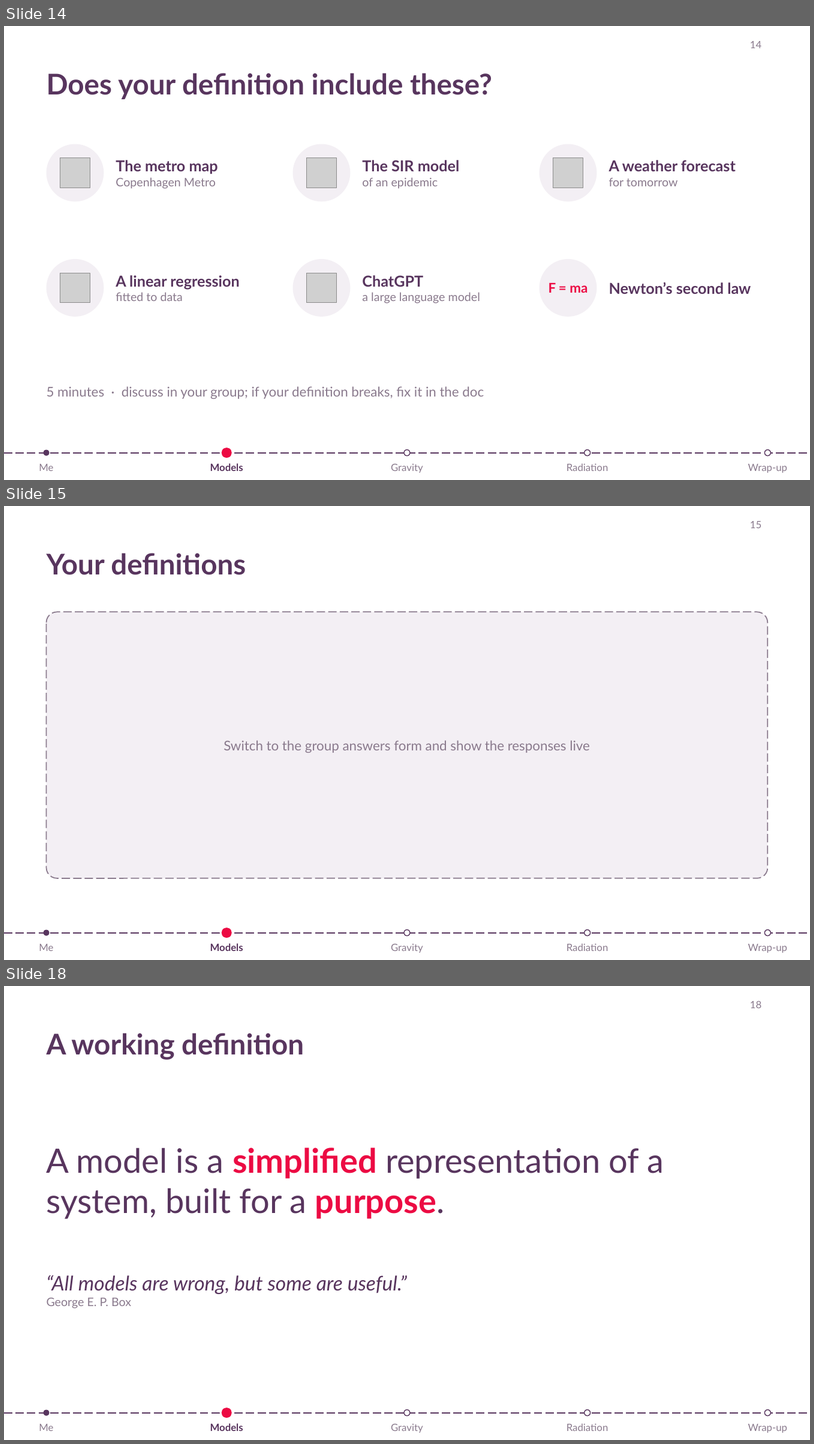
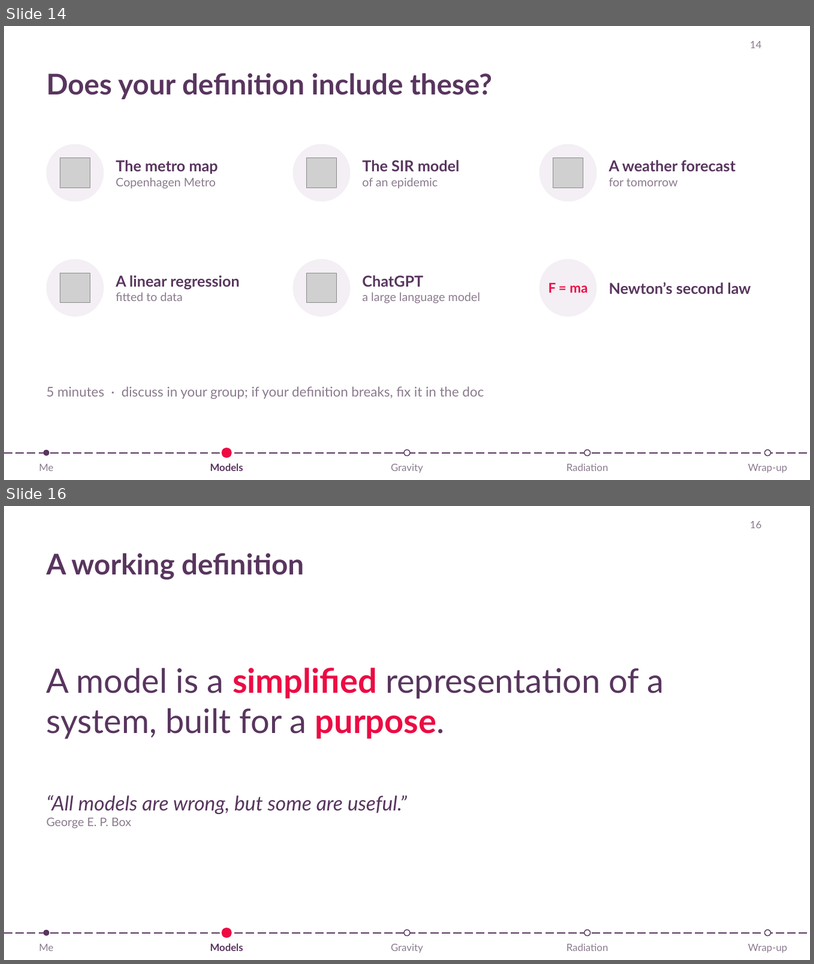
Before and after one commit to lalessan/mobility-models, a slide deck: slides/lecture_mobility_models.pptx. Shown one above the other, each under a label of ours: slides 14, 15 and 18 before the commit, slides 14 and 16 after it; the slides between them are not shown. The pictures are 814x1444 and 814x964 pixels, drawn with LibreOffice and Linux fonts; fonts in the diff are those of the drawing; grey boxes stand for pictures. Boxes give left, top, right and bottom in pixels: in the first picture for what was removed or moved away, otherwise in the second. Text is boxed around its words. In the diff, an @@ line names an element or a change of style, - is before the commit and + after.

```diff
--- a/slides/lecture_mobility_models.pptx
+++ b/slides/lecture_mobility_models.pptx
@@ slide 15 removed at bbox=[4, 506, 810, 960], background #FFFFFF @@
@@ page number removed at bbox=[750, 521, 762, 528] @@
-15
@@ text removed at bbox=[47, 553, 246, 575] @@
-Your definitions
@@ rounded rectangle removed at bbox=[47, 612, 768, 878] @@
-Switch to the group answers form and show the responses live
@@ line removed from (4, 933) to (810, 933) @@
@@ ellipse removed at bbox=[44, 930, 50, 936] @@
@@ ellipse removed at bbox=[221, 927, 233, 939] @@
@@ ellipse removed at bbox=[404, 930, 411, 936] @@
@@ ellipse removed at bbox=[585, 930, 591, 936] @@
@@ ellipse removed at bbox=[765, 930, 771, 936] @@
@@ text removed at bbox=[39, 943, 53, 951] @@
-Me
@@ text removed at bbox=[210, 943, 243, 951] @@
-Models
@@ text removed at bbox=[391, 943, 423, 952] @@
-Gravity
@@ text removed at bbox=[567, 943, 609, 951] @@
-Radiation
@@ text removed at bbox=[749, 943, 788, 952] @@
-Wrap-up
@@ what was slide 18 is now slide 16 @@
@@ page number at bbox=[750, 521, 762, 528]: text changed @@
-18
+16
```
Also in this commit, not shown: 3 slides changed, 1 slide added, 1 other slide removed, 4 other files.
